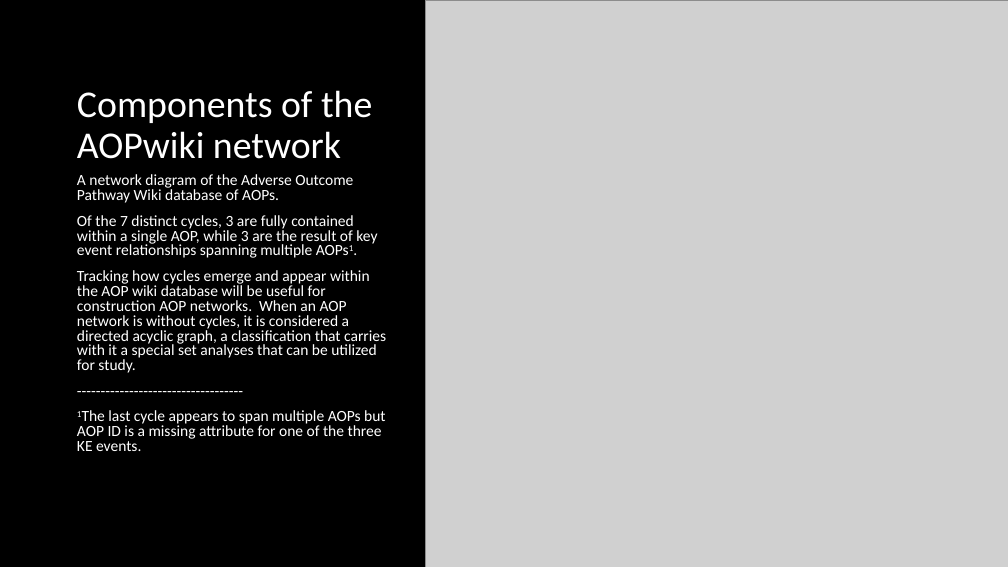
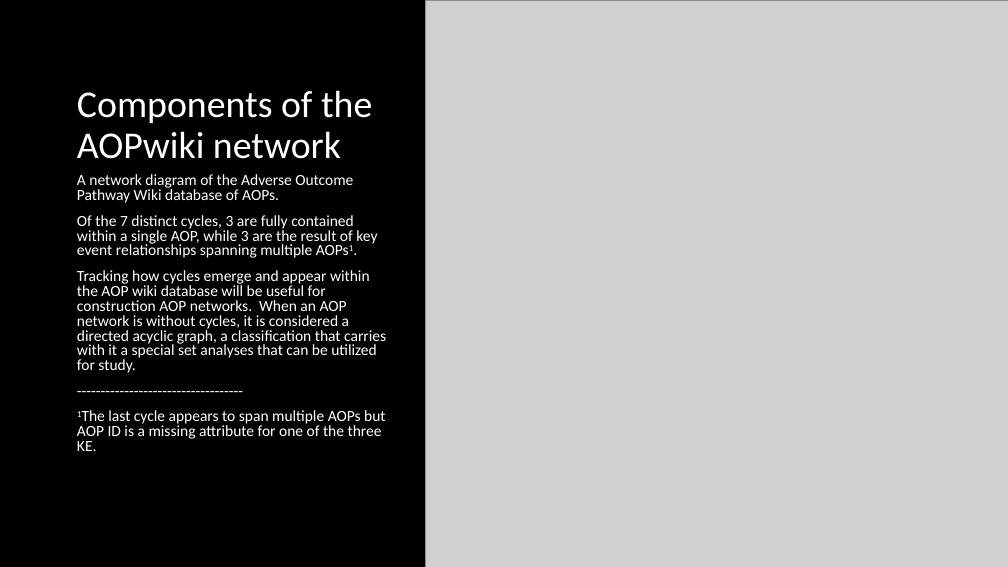
Before and after one commit to npollesch/AOPWiki, a slide deck: slide 7 of Presentations/AOPwiki_analysis.pptx. Drawn at 1008x567 pixels with LibreOffice and Linux fonts; fonts in the diff are those of the drawing; grey boxes stand for pictures. Boxes give left, top, right and bottom in pixels: in the first picture for what was removed or moved away, otherwise in the second. Text is boxed around its words. In the diff, an @@ line names an element or a change of style, - is before the commit and + after.

```diff
--- a/Presentations/AOPwiki_analysis.pptx
+++ b/Presentations/AOPwiki_analysis.pptx
@@ text at (x1=77, y1=410, x2=385, y2=451): text changed @@
-1The last cycle appears to span multiple AOPs but AOP ID is a missing attribute for one of the three KE events.
+1The last cycle appears to span multiple AOPs but AOP ID is a missing attribute for one of the three KE.
```
Also in this commit, not shown: 4 other slides changed, 1 slide added, 4 other files.
